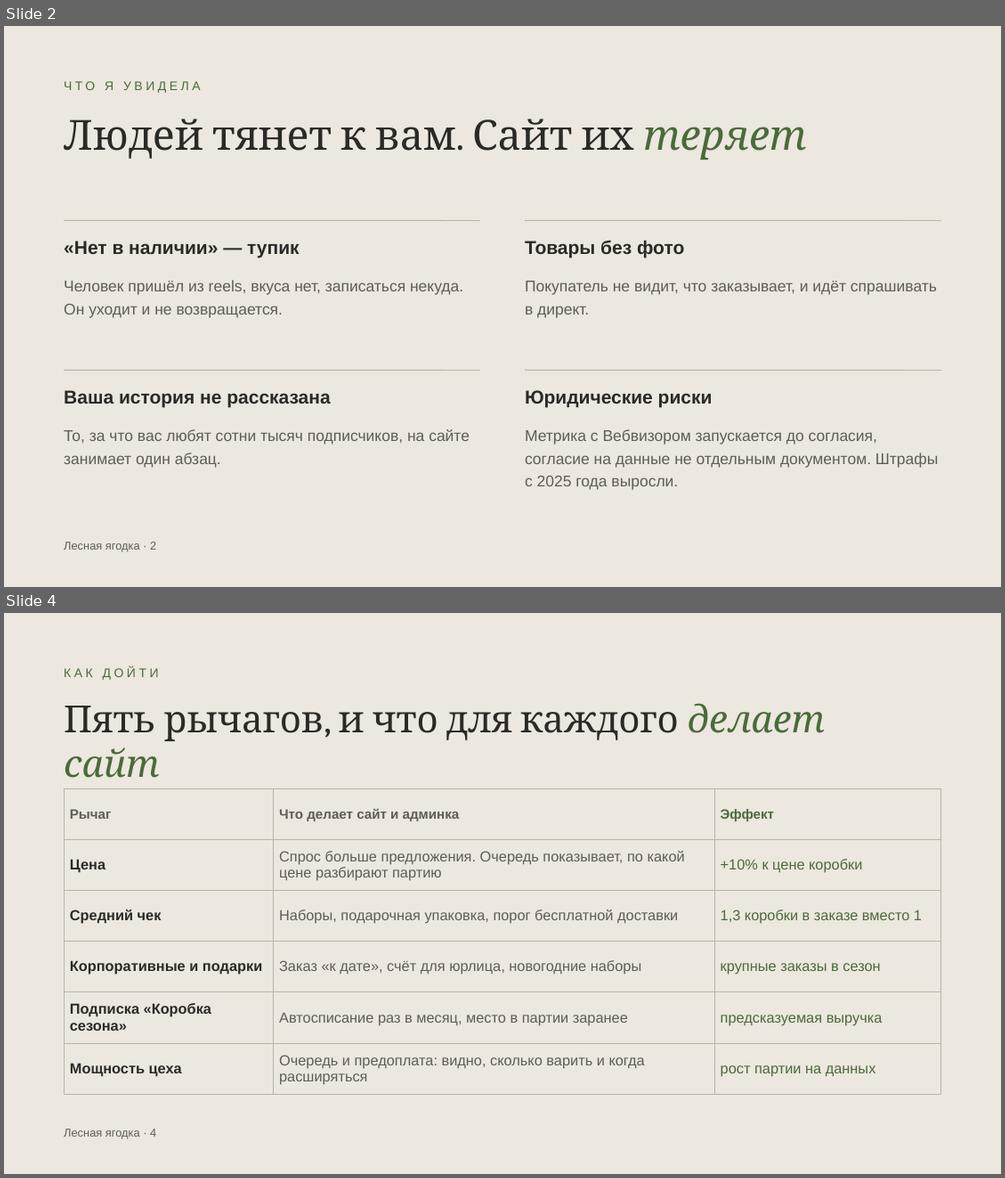
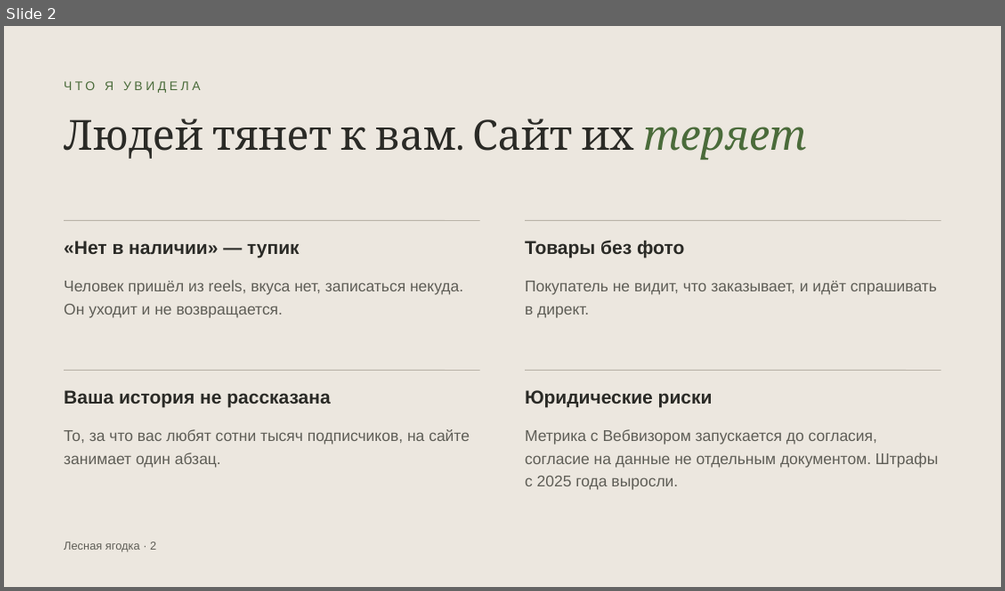
Before and after one commit to ellischment/svoya_ferma, a slide deck: docs/preview/lesnaya-yagodka-predlozhenie.pptx. Shown one above the other, each under a label of ours: slides 2 and 4 before the commit, slide 2 after it; the slides between them are not shown. The pictures are 1005x1178 and 1005x591 pixels, drawn with LibreOffice and Linux fonts; fonts in the diff are those of the drawing. Boxes give left, top, right and bottom in pixels: in the first picture for what was removed or moved away, otherwise in the second. Text is boxed around its words. In the diff, an @@ line names an element or a change of style, - is before the commit and + after.

```diff
--- a/docs/preview/lesnaya-yagodka-predlozhenie.pptx
+++ b/docs/preview/lesnaya-yagodka-predlozhenie.pptx
@@ slide 4 removed at (x1=4, y1=613, x2=1001, y2=1174), background #ECE7DF @@
@@ text removed at (x1=64, y1=667, x2=159, y2=680) @@
-КАК ДОЙТИ
@@ text removed at (x1=64, y1=703, x2=825, y2=778) @@
-Пять рычагов, и что для каждого делает сайт
@@ table removed at (x1=64, y1=788, x2=941, y2=1088), 6 rows, 3 columns @@
-Рычаг | Что делает сайт и админка | Эффект
-Цена | Спрос больше предложения. Очередь показывает, по какой цене разбирают партию | +10% к цене коробки
-Средний чек | Наборы, подарочная упаковка, порог бесплатной доставки | 1,3 коробки в заказе вместо 1
-Корпоративные и подарки | Заказ «к дате», счёт для юрлица, новогодние наборы | крупные заказы в сезон
-Подписка «Коробка сезона» | Автосписание раз в месяц, место в партии заранее | предсказуемая выручка
-Мощность цеха | Очередь и предоплата: видно, сколько варить и когда расширяться | рост партии на данных
@@ text removed at (x1=64, y1=1128, x2=156, y2=1139) @@
-Лесная ягодка · 4
```
Also in this commit, not shown: 2 slides changed, 3 slides added, 2 other slides removed.
